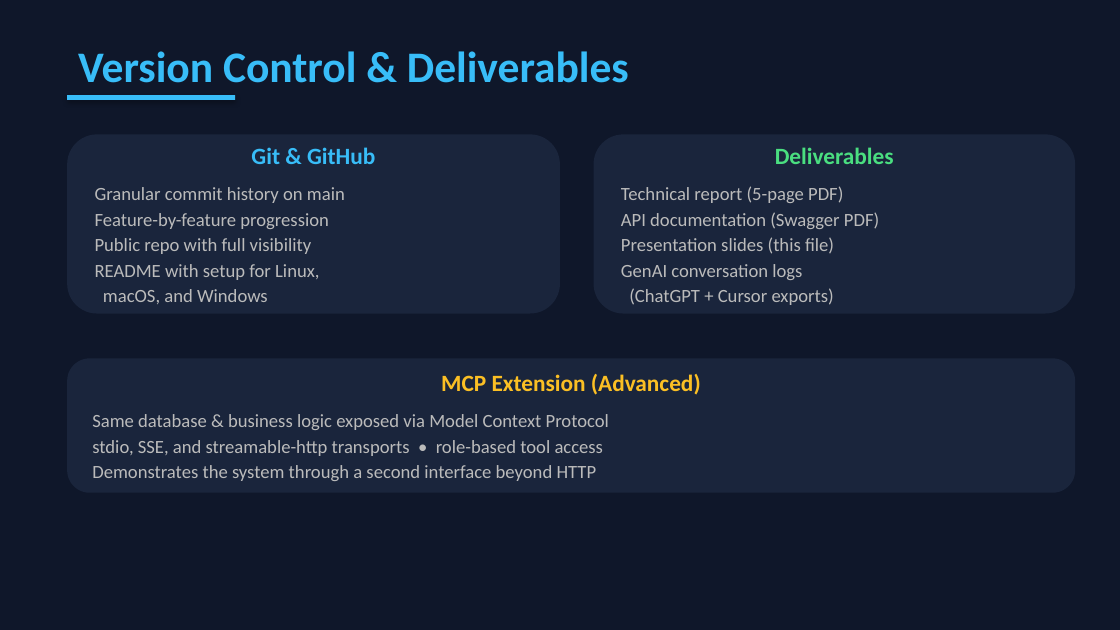
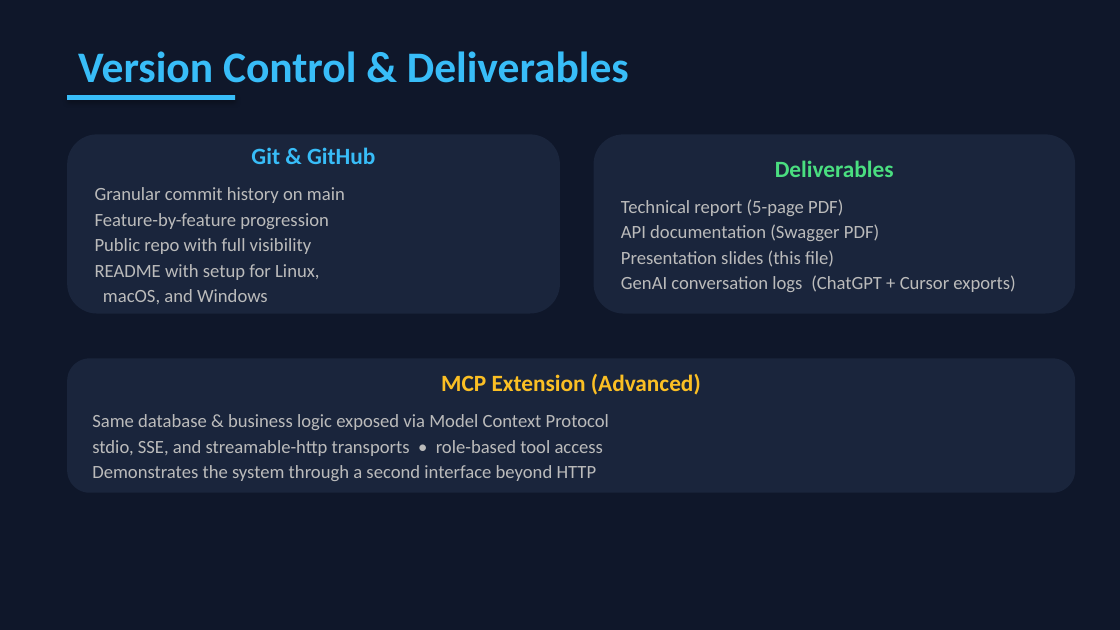
Before and after one commit to Igor-Kaminski/API_Coursework, a slide deck: slide 11 of docs/presentation.pptx. Drawn at 1120x630 pixels with LibreOffice and Linux fonts; fonts in the diff are those of the drawing. Boxes give left, top, right and bottom in pixels: in the first picture for what was removed or moved away, otherwise in the second. Text is boxed around its words. In the diff, an @@ line names an element or a change of style, - is before the commit and + after.

```diff
--- a/docs/presentation.pptx
+++ b/docs/presentation.pptx
@@ text in rounded rectangle at <box>621,275,1015,292</box>: text changed @@
-GenAI conversation logs
-(ChatGPT + Cursor exports)
+GenAI conversation logs (ChatGPT + Cursor exports)
```
Also in this commit, not shown: 4 other slides changed.
